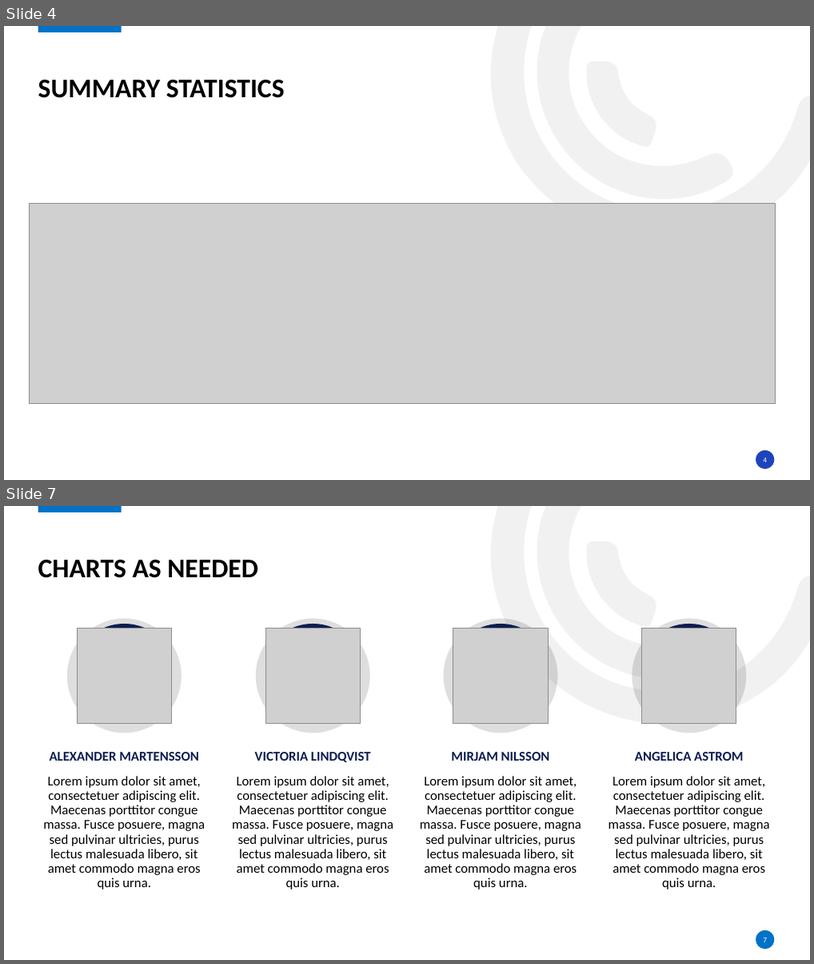
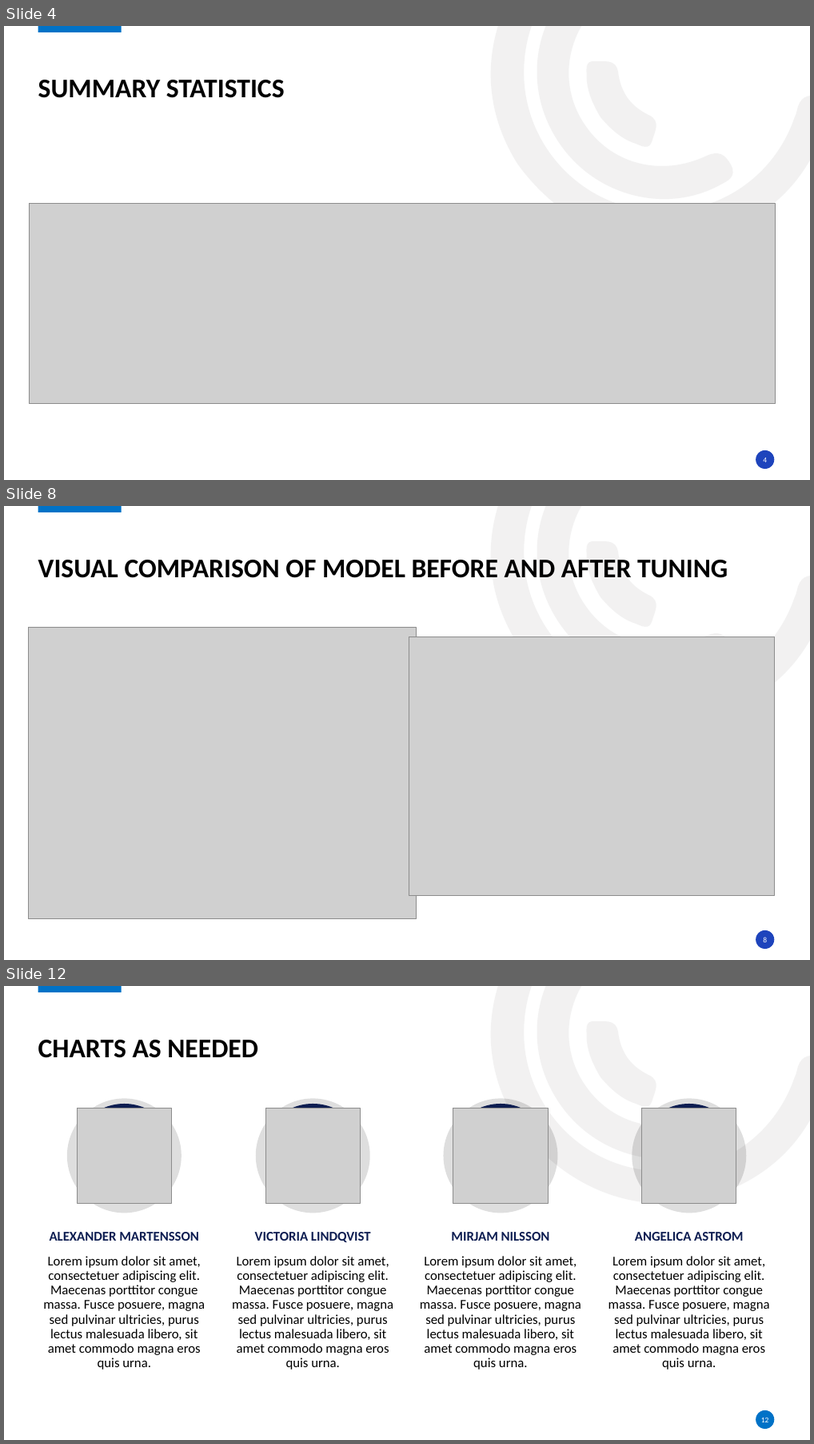
Before and after one commit to kurtgrothe/ANA675_Project, a slide deck: Boston Home Pricing Prediction.pptx. Shown one above the other, each under a label of ours: slides 4 and 7 before the commit, slides 4, 8 and 12 after it; the slides between them are not shown. The pictures are 814x964 and 814x1444 pixels, drawn with LibreOffice and Linux fonts; fonts in the diff are those of the drawing; grey boxes stand for pictures; background and template pictures are left out. Boxes give left, top, right and bottom in pixels: in the first picture for what was removed or moved away, otherwise in the second. Text is boxed around its words. In the diff, an @@ line names an element or a change of style, - is before the commit and + after.

```diff
--- a/Boston Home Pricing Prediction.pptx
+++ b/Boston Home Pricing Prediction.pptx
@@ slide 8 added at bbox=[4, 506, 810, 960], background #FFFFFF; not listed: 5 template elements that a slide beside it also shows @@
@@ title added at bbox=[38, 560, 728, 578], 32 pt, text #000000, bold @@
+VISUAL COMPARISON OF MODEL BEFORE AND AFTER TUNING
@@ picture added at bbox=[28, 627, 417, 919] @@
@@ picture added at bbox=[409, 636, 775, 896] @@
@@ page number added at bbox=[763, 936, 767, 942], 9 pt, text #FFFFFF @@
+8
@@ what was slide 7 is now slide 12 @@
@@ page number at bbox=[762, 1417, 770, 1422]: text changed @@
-7
+12
```
Also in this commit, not shown: 1 slide changed, 5 other slides added, 1 slide removed.
